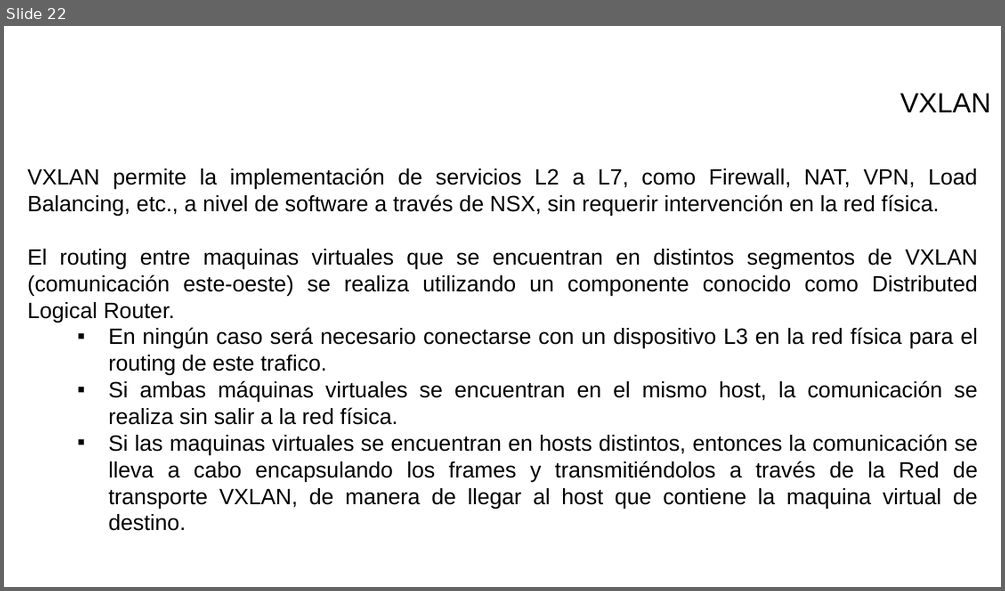
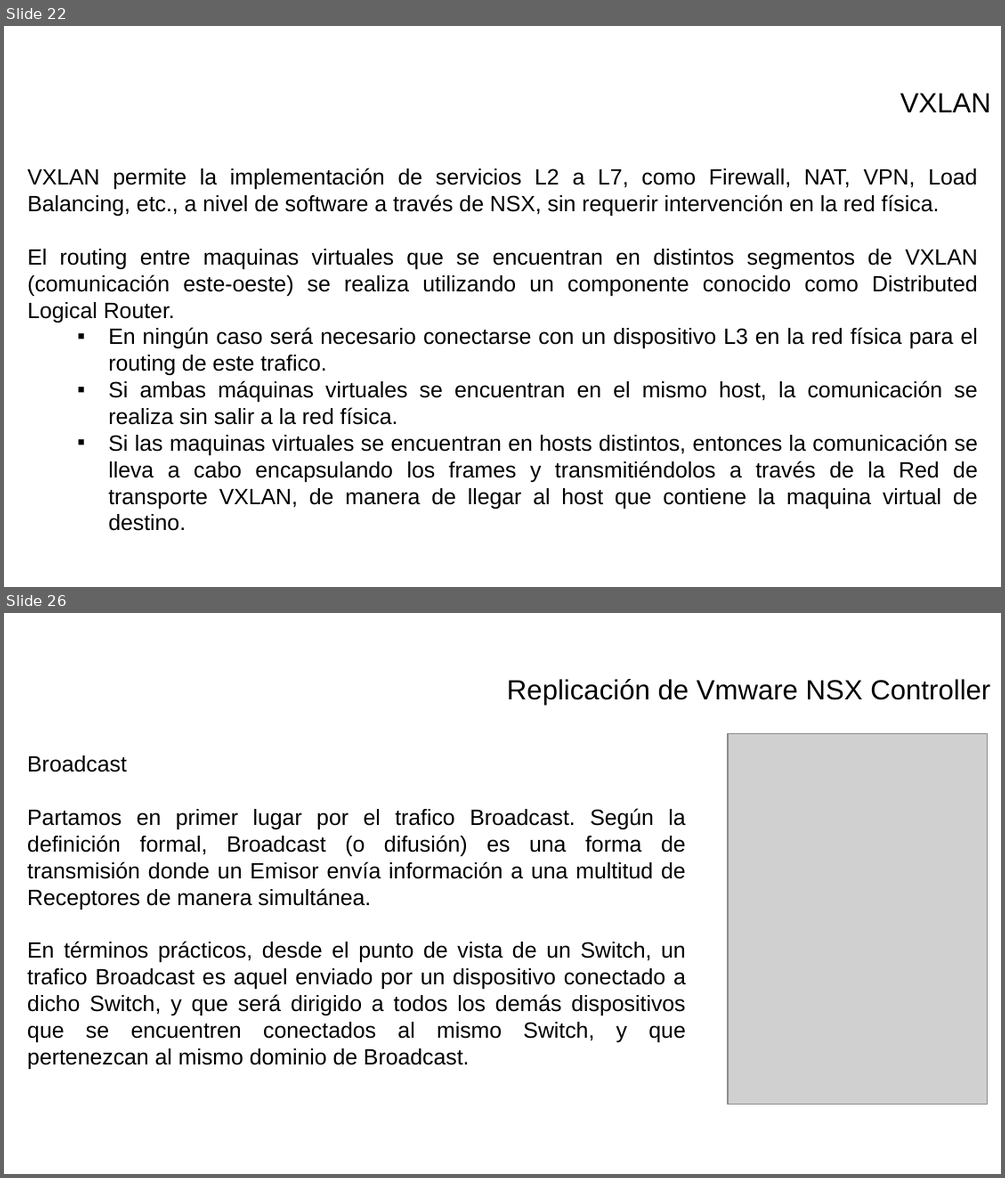
Before and after one commit to israelcts/curso_vmware_nsx_sedena, a slide deck: VMWare - II.pptx. Shown one above the other, each under a label of ours: slide 22 before the commit, slides 22 and 26 after it; the slides between them are not shown. The pictures are 1005x591 and 1005x1178 pixels, drawn with LibreOffice and Linux fonts; fonts in the diff are those of the drawing; grey boxes stand for pictures; background and template pictures are left out. Boxes give left, top, right and bottom in pixels: in the first picture for what was removed or moved away, otherwise in the second. Text is boxed around its words. In the diff, an @@ line names an element or a change of style, - is before the commit and + after.

```diff
--- a/VMWare - II.pptx
+++ b/VMWare - II.pptx
@@ slide 26 added at (x1=4, y1=613, x2=1001, y2=1174), background picture (left out) @@
@@ text added at (x1=507, y1=679, x2=990, y2=706), 20 pt, text #000000 @@
+Replicación de Vmware NSX Controller
@@ picture added at (x1=728, y1=734, x2=987, y2=1104) @@
@@ text added at (x1=27, y1=755, x2=686, y2=1069), 16 pt, text #000000 @@
+Broadcast
+Partamos en primer lugar por el trafico Broadcast. Según la definición formal, Broadcast (o difusión) es una forma de transmisión donde un Emisor envía información a una multitud de Receptores de manera simultánea.
+En términos prácticos, desde el punto de vista de un Switch, un trafico Broadcast es aquel enviado por un dispositivo conectado a dicho Switch, y que será dirigido a todos los demás dispositivos que se encuentren conectados al mismo Switch, y que pertenezcan al mismo dominio de Broadcast.
```
Also in this commit, not shown: 9 other slides added.
